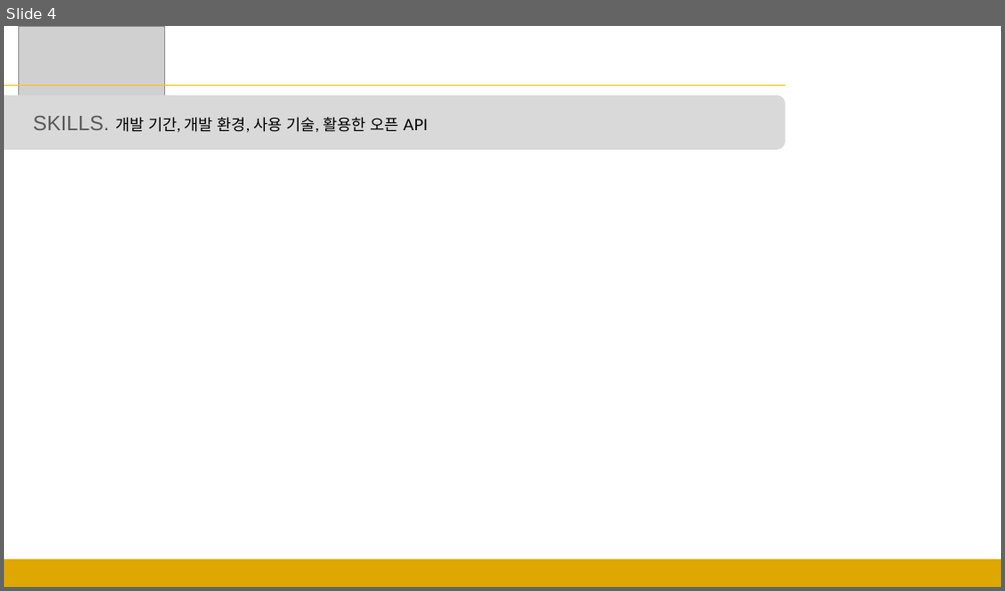
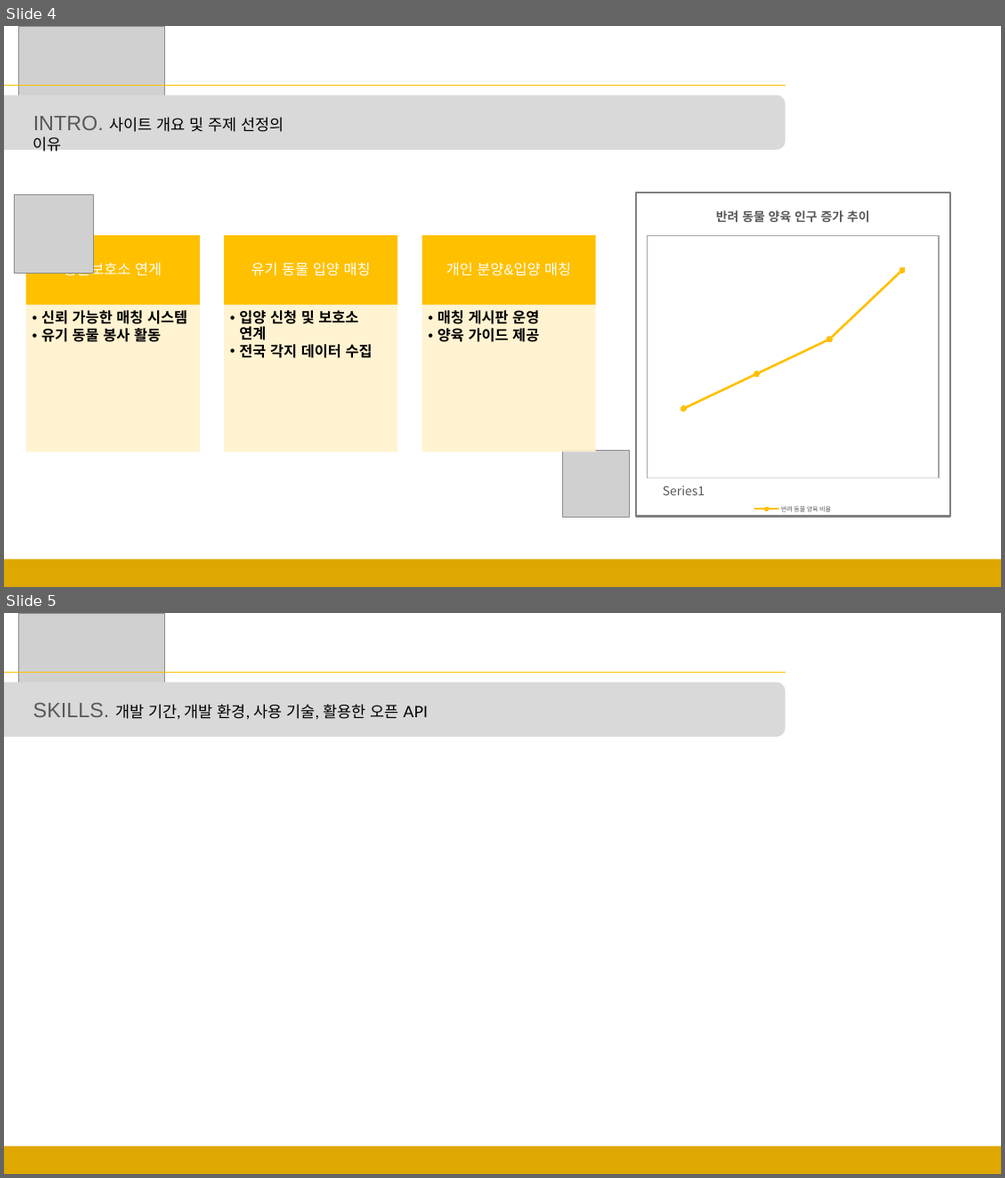
Before and after one commit to sgyoung96/Petmily, a slide deck: docs/발표.pptx. Shown one above the other, each under a label of ours: slide 4 before the commit, slides 4 and 5 after it. The pictures are 1005x591 and 1005x1178 pixels, drawn with LibreOffice and Linux fonts; fonts in the diff are those of the drawing; grey boxes stand for pictures. Boxes give left, top, right and bottom in pixels: in the first picture for what was removed or moved away, otherwise in the second. Text is boxed around its words. In the diff, an @@ line names an element or a change of style, - is before the commit and + after.

Commit message:
인트로 - 사이트 개요 및 주제 선정 이유 커밋

```diff
--- a/docs/발표.pptx
+++ b/docs/발표.pptx
@@ slide 4 added at [4,26,1001,587], background #FFFFFF @@
@@ picture added at [18,26,165,115] @@
@@ line added from (4, 85) to (785, 85), #FFC000 0.5 pt @@
@@ rounded rectangle added at [4,95,785,150], fill #D9D9D9 @@
@@ text added at [33,116,284,151], 15 pt, text #000000 @@
+INTRO. 사이트 개요 및 주제 선정의 이유
@@ picture added at [15,194,94,273] @@
@@ line chart added at [635,192,952,517] @@
+title "반려 동물 양육 인구 증가 추이 "
+categories: , , , 
+반려 동물 양육 비율: 33, 50, 67, 100
@@ group added at [25,235,596,451]: 6 rectangles, 6 texts @@
+동물보호소 연게
+  • 신뢰 가능한 매칭 시스템
+  • 유기 동물 봉사 활동
+유기 동물 입양 매칭
+  • 입양 신청 및 보호소 연계
+  • 전국 각지 데이터 수집
+개인 분양&입양 매칭
+  • 매칭 게시판 운영
+  • 양육 가이드 제공
@@ picture added at [563,451,629,517] @@
@@ rectangle added at [4,559,1001,587], fill #DFA701 @@
@@ what was slide 4 is now slide 5 @@
```
Also in this commit, not shown: 1 slide changed.
